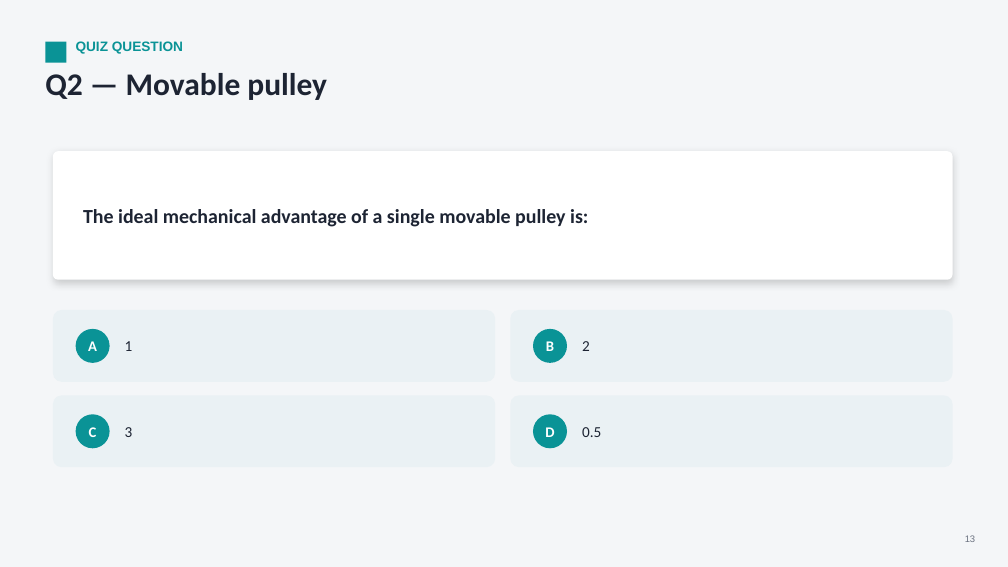
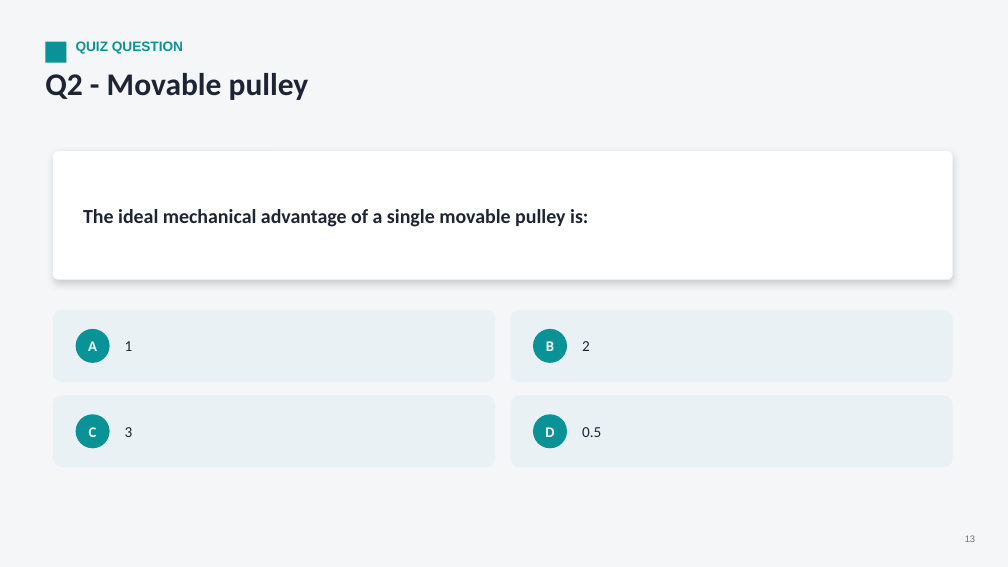
Before and after one commit to parmeshwars2911/MyFirstAR, a slide deck: slide 13 of ppt/Grade06/G06_S31_Simple_Machines_2.pptx. Drawn at 1008x567 pixels with LibreOffice and Linux fonts; fonts in the diff are those of the drawing. Boxes give left, top, right and bottom in pixels: in the first picture for what was removed or moved away, otherwise in the second. Text is boxed around its words. In the diff, an @@ line names an element or a change of style, - is before the commit and + after.

```diff
--- a/ppt/Grade06/G06_S31_Simple_Machines_2.pptx
+++ b/ppt/Grade06/G06_S31_Simple_Machines_2.pptx
@@ text at [45,73,309,100]: text changed @@
-Q2 — Movable pulley
+Q2 - Movable pulley
```
Also in this commit, not shown: 17 other slides changed, 11 other files.
